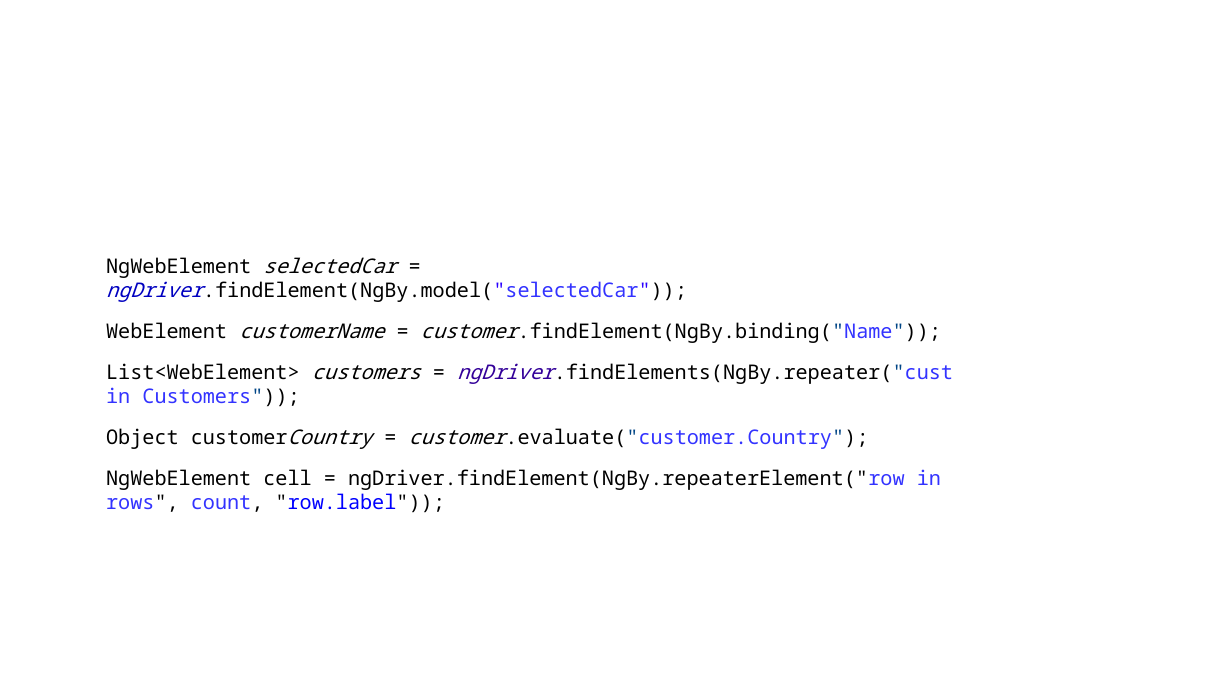
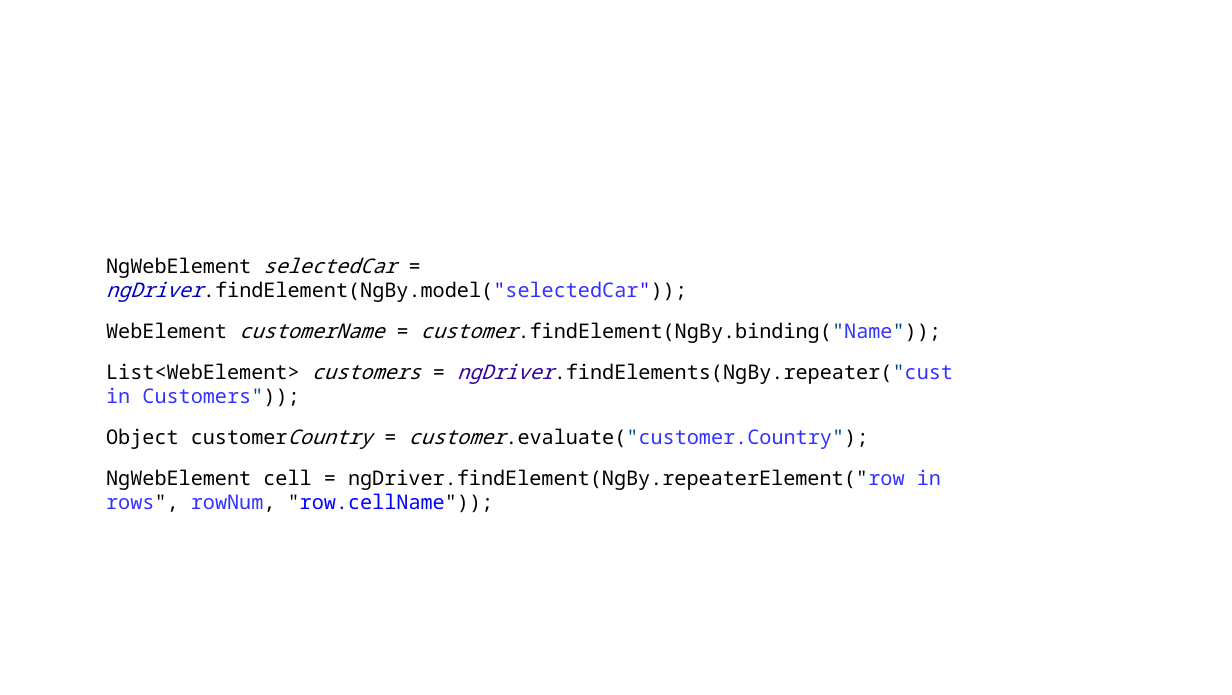
Before and after one commit to sergueik/selenium_java, a slide deck: slide 11 of protractor/protractor.odp. Drawn at 1232x695 pixels with LibreOffice and Linux fonts; fonts in the diff are those of the drawing; background and template pictures are left out. Boxes give left, top, right and bottom in pixels: in the first picture for what was removed or moved away, otherwise in the second. Text is boxed around its words. In the diff, an @@ line names an element or a change of style, - is before the commit and + after.

```diff
--- a/protractor/protractor.odp
+++ b/protractor/protractor.odp
@@ text at <box>106,469,941,513</box>: text changed @@
-NgWebElement cell = ngDriver.findElement(NgBy.repeaterElement("row in rows", count, "row.label"));
+NgWebElement cell = ngDriver.findElement(NgBy.repeaterElement("row in rows", rowNum, "row.cellName"));
```
Also in this commit, not shown: 5 other slides changed.
